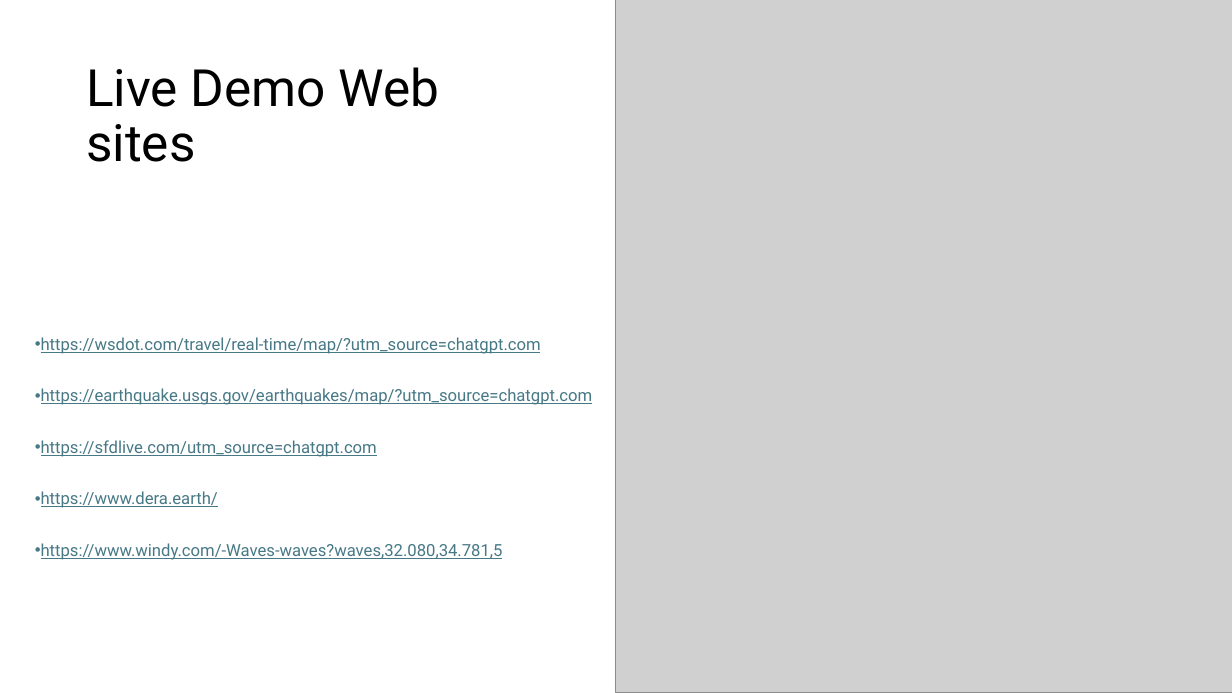
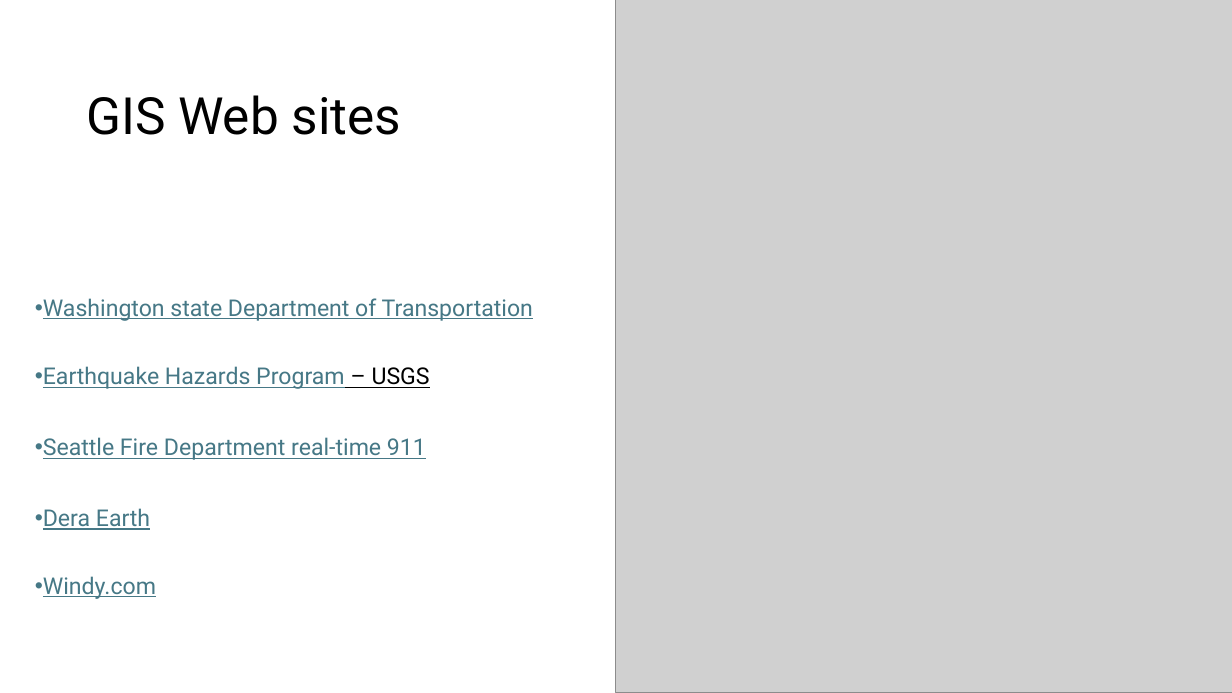
Before and after one commit to jamil-g/AIRC_Ecologik, a slide deck: slide 6 of Jamil Garzuzi.pptx (slide 5 before the commit). Drawn at 1232x693 pixels with LibreOffice and Linux fonts; fonts in the diff are those of the drawing; grey boxes stand for pictures. Boxes give left, top, right and bottom in pixels: in the first picture for what was removed or moved away, otherwise in the second. Text is boxed around its words. In the diff, an @@ line names an element or a change of style, - is before the commit and + after.

```diff
--- a/Jamil Garzuzi.pptx
+++ b/Jamil Garzuzi.pptx
@@ title at [86, 95, 401, 135]: text changed @@
-Live Demo Web sites
+GIS Web sites
@@ text at [43, 298, 533, 599]: text changed; size 13 to 18 pt @@
-• https://wsdot.com/travel/real-time/map/?utm_source=chatgpt.com
-• https://earthquake.usgs.gov/earthquakes/map/?utm_source=chatgpt.com
-• https://sfdlive.com/utm_source=chatgpt.com
-• https://www.dera.earth/
-• https://www.windy.com/-Waves-waves?waves,32.080,34.781,5
+• Washington state Department of Transportation
+• Earthquake Hazards Program – USGS
+• Seattle Fire Department real-time 911
+• Dera Earth
+• Windy.com
```
Also in this commit, not shown: 2 other slides changed, 1 slide added, 1 slide removed.
